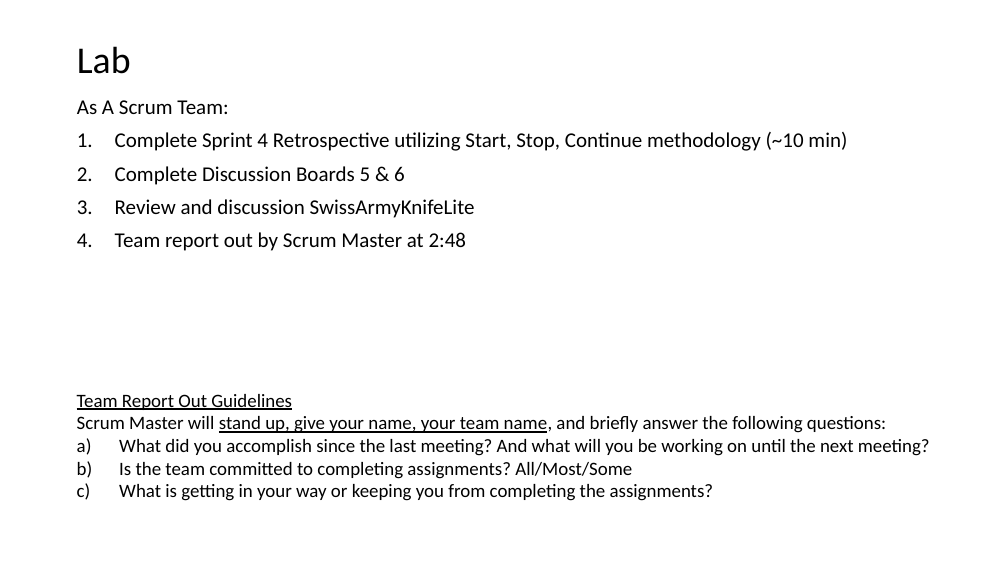
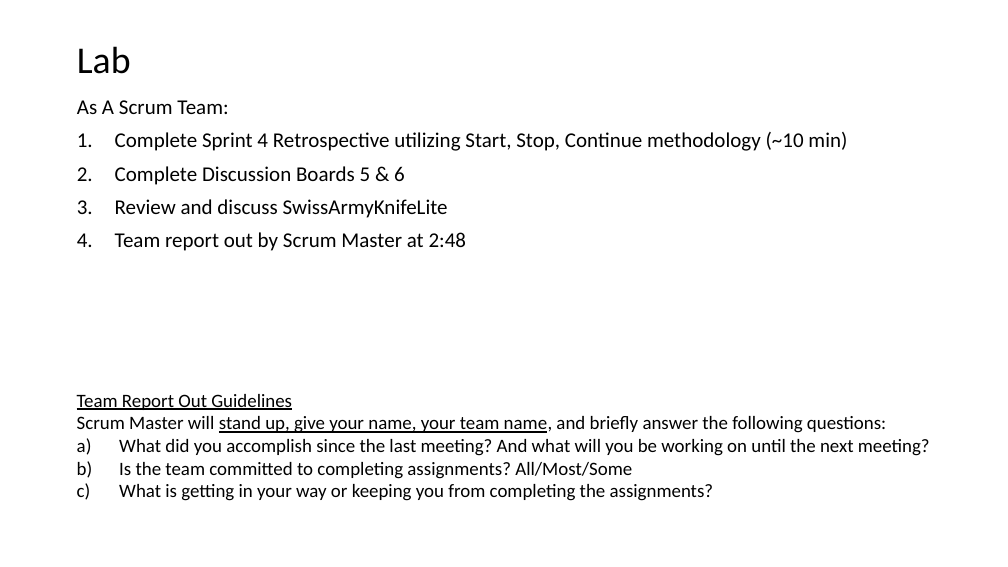
Before and after one commit to EricJPogue/CPSC-24500, a slide deck: slide 6 of lecture-slides/2019-10-28-oop.pptx. Drawn at 1008x567 pixels with LibreOffice and Linux fonts; fonts in the diff are those of the drawing. Boxes give left, top, right and bottom in pixels: in the first picture for what was removed or moved away, otherwise in the second. Text is boxed around its words. In the diff, an @@ line names an element or a change of style, - is before the commit and + after.

Commit message:
Update file.

```diff
--- a/lecture-slides/2019-10-28-oop.pptx
+++ b/lecture-slides/2019-10-28-oop.pptx
@@ text at (115, 199, 448, 218): text changed @@
-3. Review and discussion SwissArmyKnifeLite
+3. Review and discuss SwissArmyKnifeLite
```
Also in this commit, not shown: 1 other slide changed.
